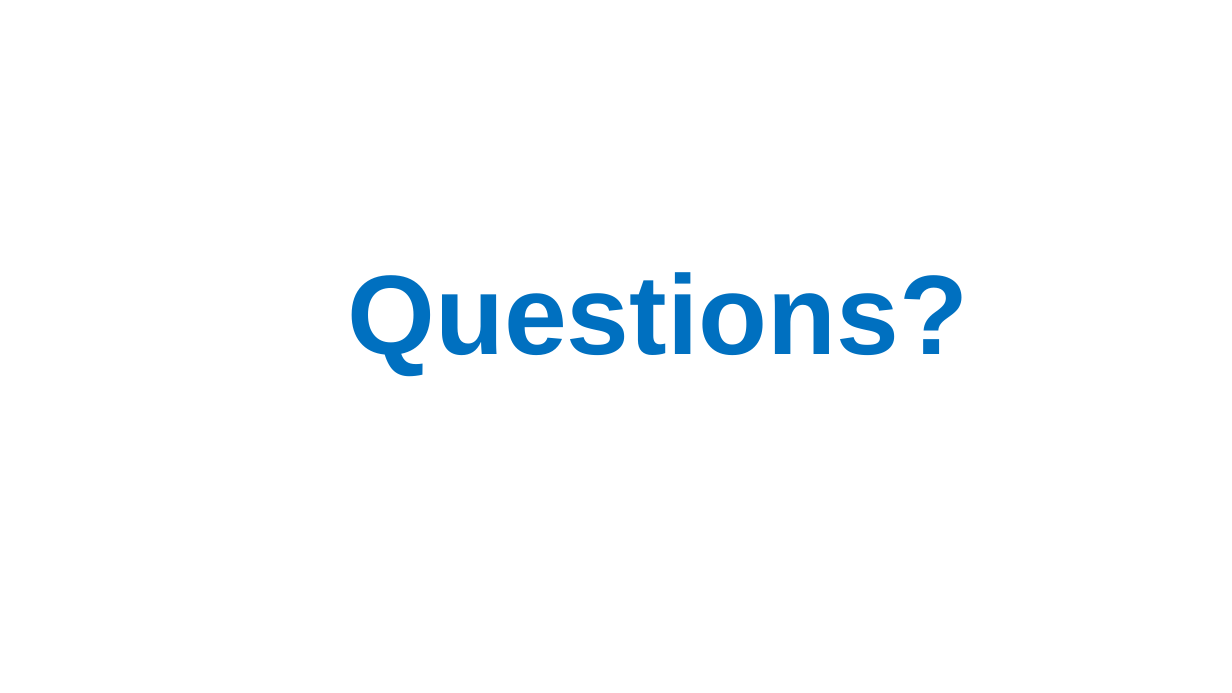
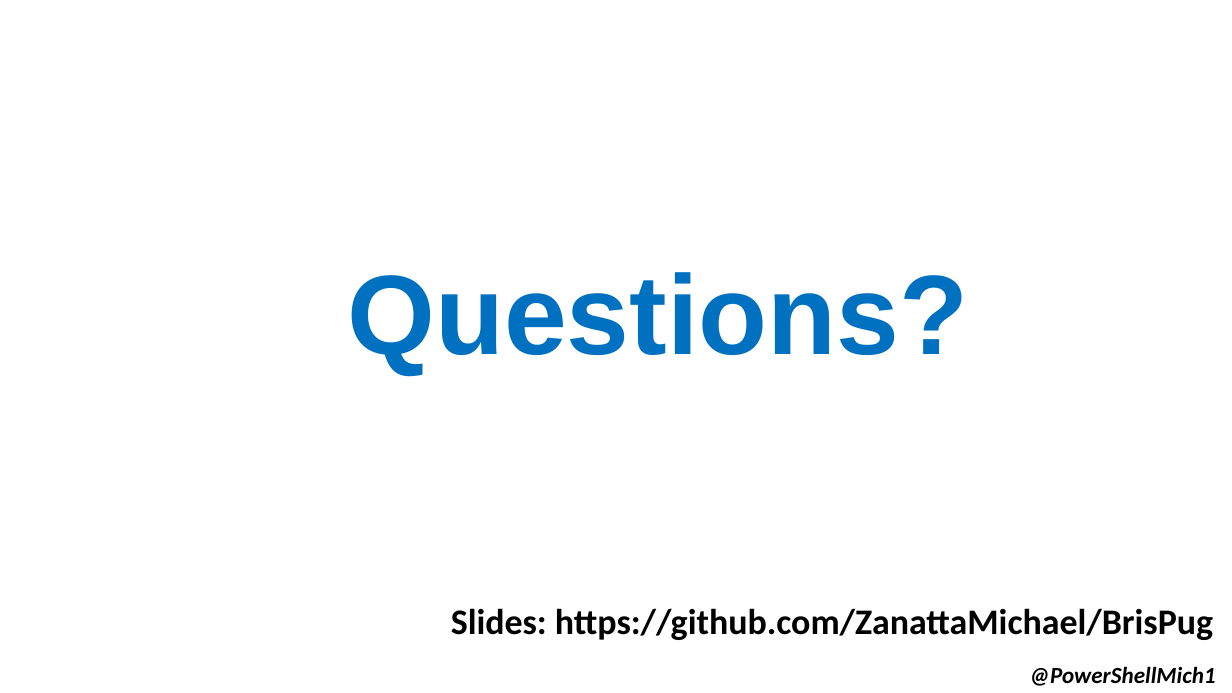
Before and after one commit to ZanattaMichael/BrisPug, a slide deck: slide 17 of Presentations/2020/01 - Jan - 21st/21st January.pptx. Drawn at 1232x693 pixels with LibreOffice and Linux fonts; fonts in the diff are those of the drawing; background and template pictures are left out. Boxes give left, top, right and bottom in pixels: in the first picture for what was removed or moved away, otherwise in the second. Text is boxed around its words. In the diff, an @@ line names an element or a change of style, - is before the commit and + after.

Commit message:
Updated Slide Deck
Updated Slide Deck

```diff
--- a/Presentations/2020/01 - Jan - 21st/21st January.pptx
+++ b/Presentations/2020/01 - Jan - 21st/21st January.pptx
@@ text added at [451,608,1213,640], 28 pt, text #000000, bold @@
+Slides: https://github.com/ZanattaMichael/BrisPug
@@ text added at [1029,666,1215,686], 18 pt, text #000000, bold, italic @@
+@PowerShellMich1
```
Also in this commit, not shown: 1 other slide changed.
